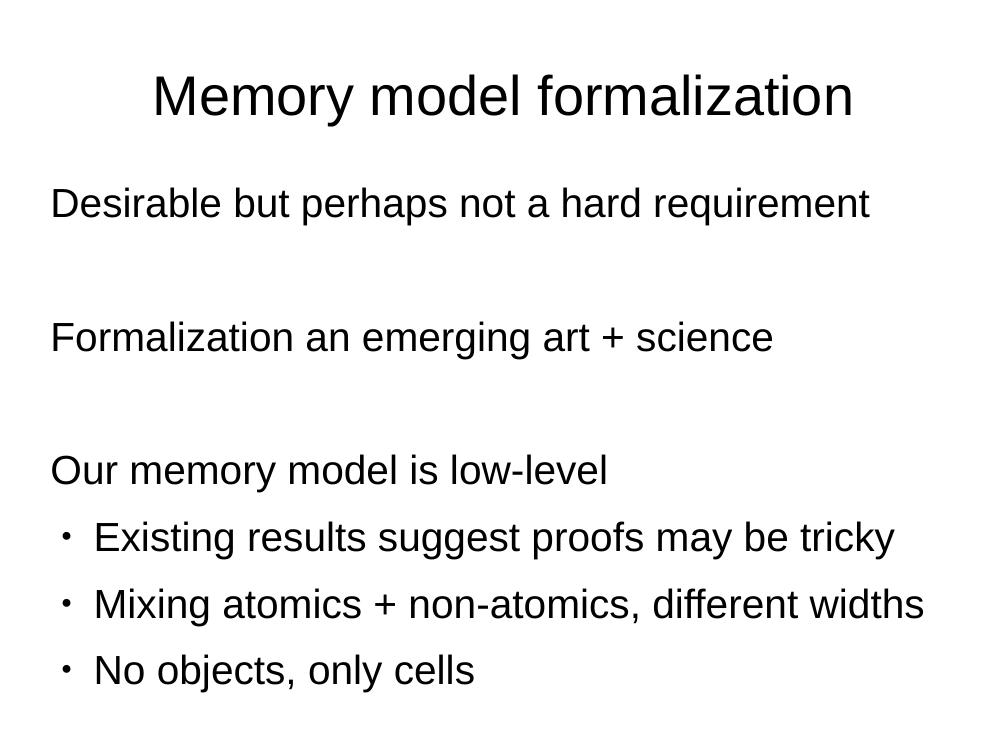
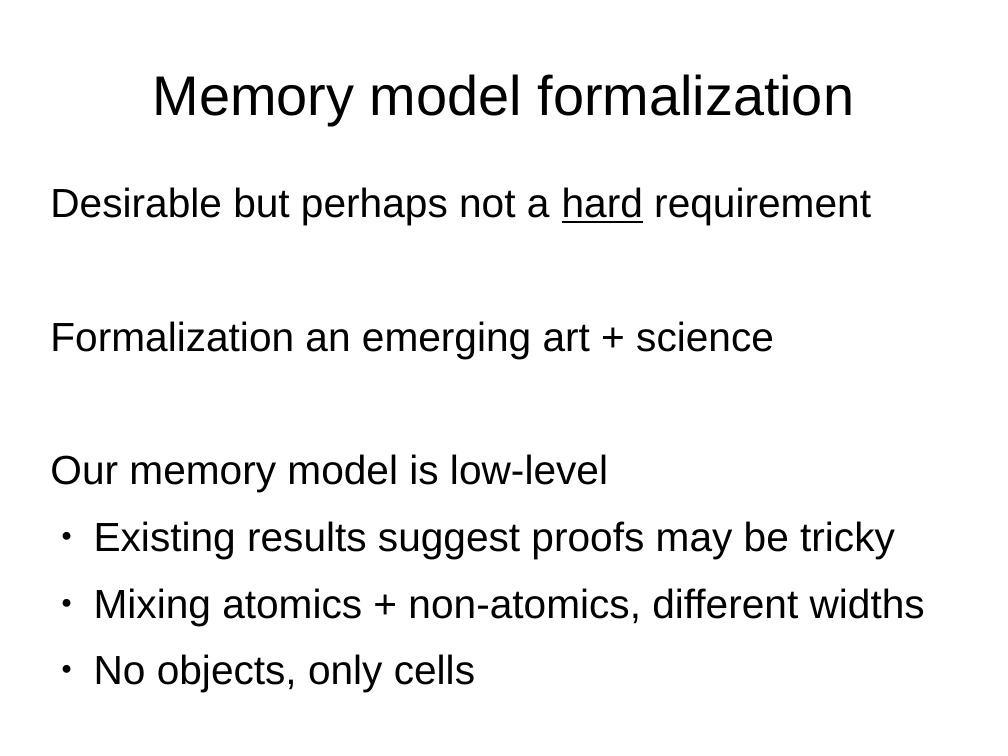
Before and after one commit to tc39/proposal-ecmascript-sharedmem, a slide deck: slide 21 of tc39/sharedmem-mar-2016.odp (slide 17 before the commit). Drawn at 1008x756 pixels with LibreOffice and Linux fonts; fonts in the diff are those of the drawing. Boxes give left, top, right and bottom in pixels: in the first picture for what was removed or moved away, otherwise in the second. Text is boxed around its words. In the diff, an @@ line names an element or a change of style, - is before the commit and + after.

```diff
--- a/tc39/sharedmem-mar-2016.odp
+++ b/tc39/sharedmem-mar-2016.odp
@@ text at <box>50,187,871,225</box>: underline on in "hard" @@
```
Also in this commit, not shown: 10 other slides changed, 4 slides added, 1 other file.
